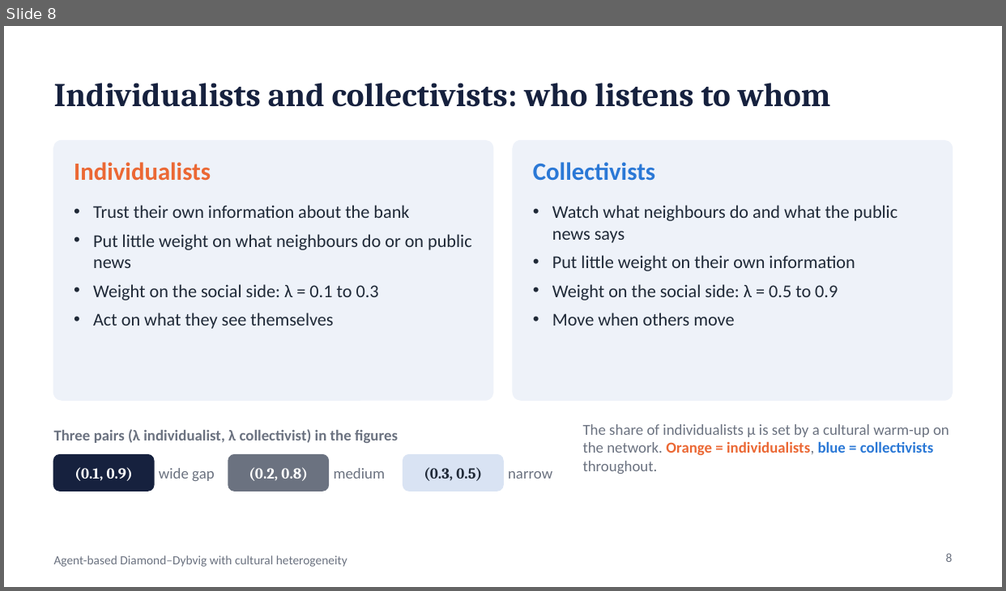
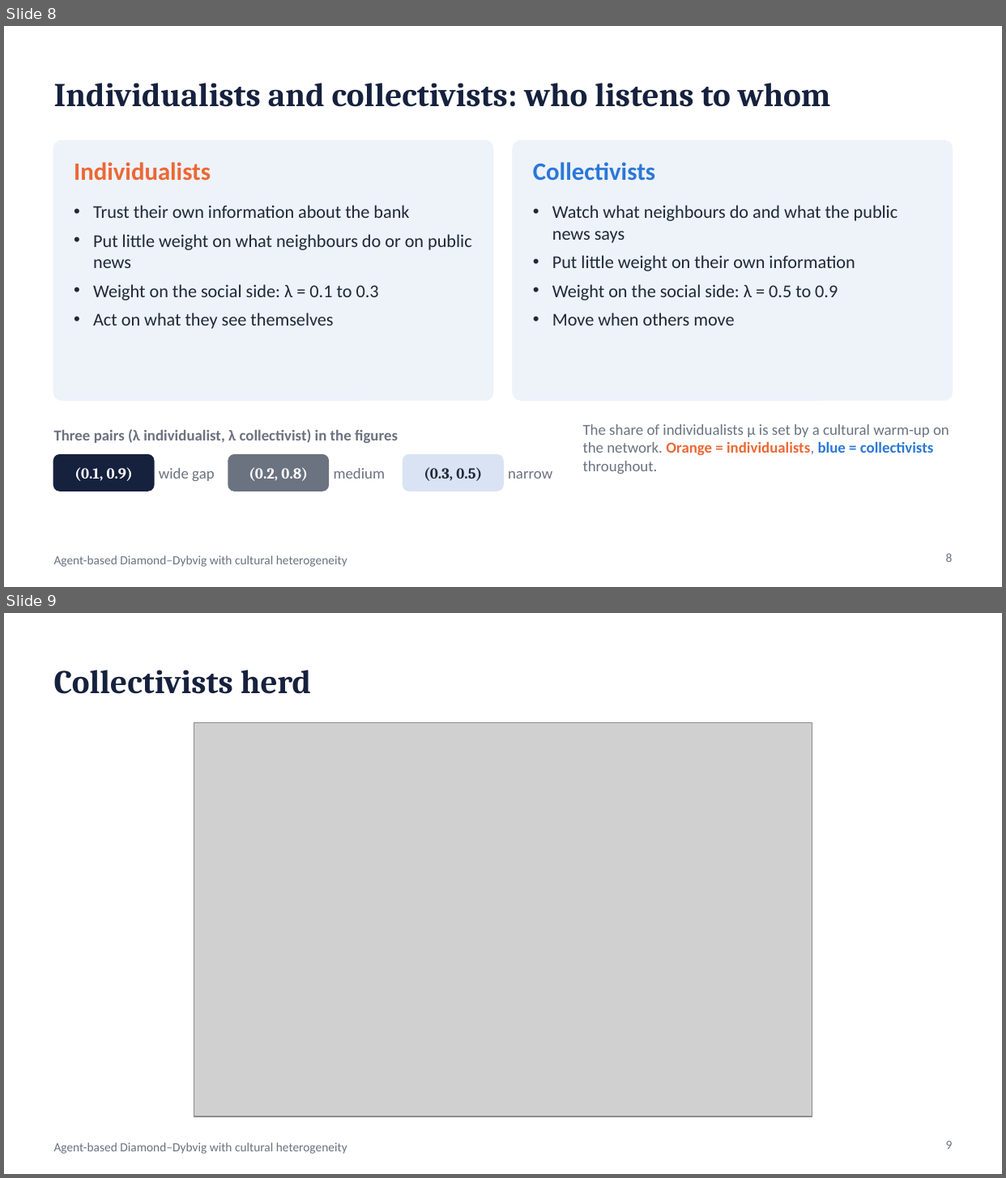
Before and after one commit to wlstover/BankRuns5, a slide deck: docs/deck_2026-10-26_seminar.pptx. Shown one above the other, each under a label of ours: slide 8 before the commit, slides 8 and 9 after it. The pictures are 1006x591 and 1006x1178 pixels, drawn with LibreOffice and Linux fonts; fonts in the diff are those of the drawing; grey boxes stand for pictures. Boxes give left, top, right and bottom in pixels: in the first picture for what was removed or moved away, otherwise in the second. Text is boxed around its words. In the diff, an @@ line names an element or a change of style, - is before the commit and + after.

```diff
--- a/docs/deck_2026-10-26_seminar.pptx
+++ b/docs/deck_2026-10-26_seminar.pptx
@@ slide 9 added at bbox=[4, 613, 1002, 1174], background #FFFFFF; not listed: 1 template element that a slide beside it also shows @@
@@ title added at bbox=[54, 670, 311, 694], 24 pt, text #16213E, bold @@
+Collectivists herd
@@ picture added at bbox=[194, 723, 812, 1117] @@
@@ page number added at bbox=[946, 1141, 953, 1149], 9 pt, text #6B7280 @@
+9
```
Also in this commit, not shown: 1 slide changed, 1 slide removed, 2 other files.
